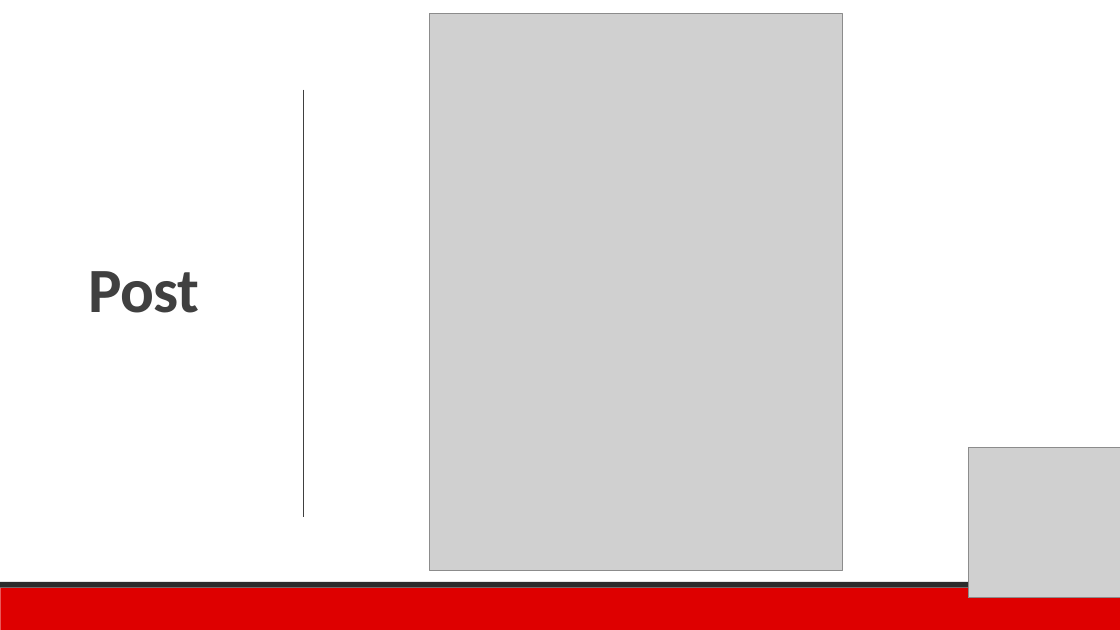
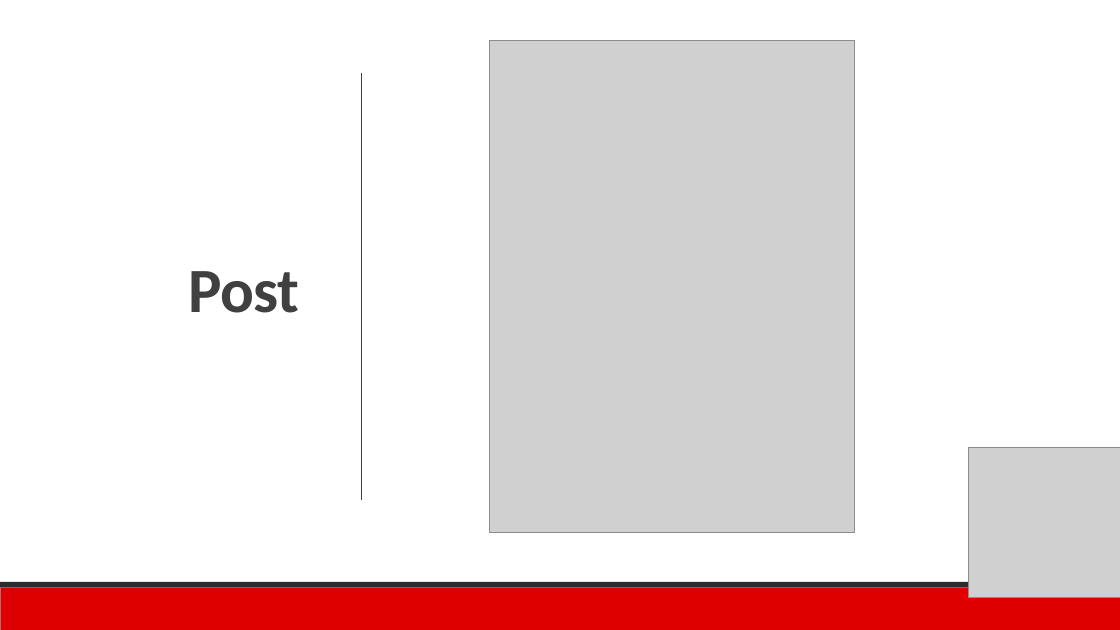
Before and after one commit to ddauny/hypebest, a slide deck: slide 10 of hypebest/presentazioneLast.pptx. Drawn at 1120x630 pixels with LibreOffice and Linux fonts; fonts in the diff are those of the drawing; grey boxes stand for pictures. Boxes give left, top, right and bottom in pixels: in the first picture for what was removed or moved away, otherwise in the second. Text is boxed around its words. In the diff, an @@ line names an element or a change of style, - is before the commit and + after.

```diff
--- a/hypebest/presentazioneLast.pptx
+++ b/hypebest/presentazioneLast.pptx
@@ picture: place and size @@
-picture at [429,13,843,571]
+picture at [490,40,855,533]
@@ line moved from (303, 90) - (303, 518) to (361, 73) - (361, 501) @@
@@ title "Post": place and size @@
-title "Post" at [88,271,199,313]
+title "Post" at [188,271,299,313]
```
Also in this commit, not shown: 7 other slides changed, 1 slide added.
